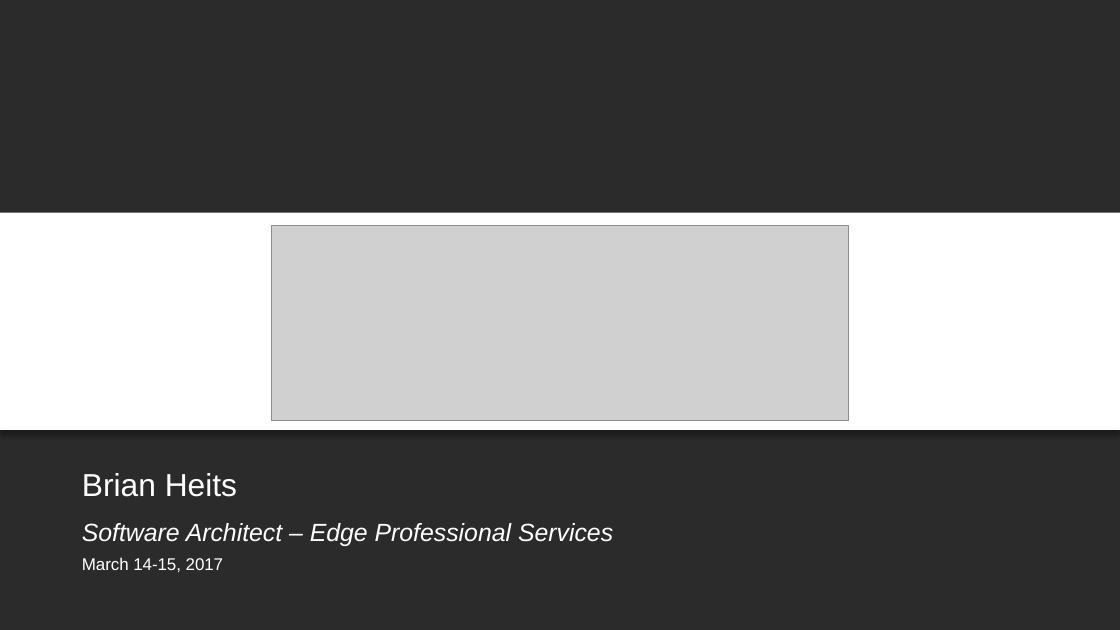
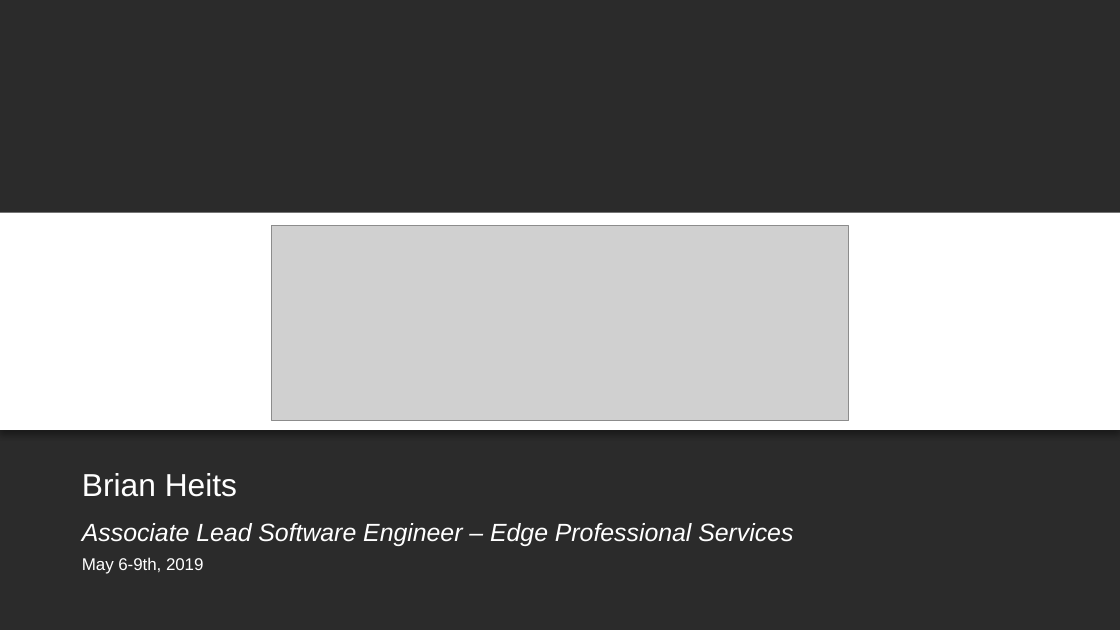
Before and after one commit to BH018364/SMART-on-FHIR-Training, a slide deck: slide 1 of smart-authorization-presentation.pptx. Drawn at 1120x630 pixels with LibreOffice and Linux fonts; fonts in the diff are those of the drawing; grey boxes stand for pictures; background and template pictures are left out; a plain dark background stands for a picture behind light text. Boxes give left, top, right and bottom in pixels: in the first picture for what was removed or moved away, otherwise in the second. Text is boxed around its words. In the diff, an @@ line names an element or a change of style, - is before the commit and + after.

```diff
--- a/smart-authorization-presentation.pptx
+++ b/smart-authorization-presentation.pptx
@@ text at [82, 523, 793, 546]: text changed @@
-Software Architect – Edge Professional Services
+Associate Lead Software Engineer – Edge Professional Services
@@ text at [82, 557, 203, 574]: text changed @@
-March 14-15, 2017
+May 6-9th, 2019
```
Also in this commit, not shown: 1 other slide changed, 2 other files.
